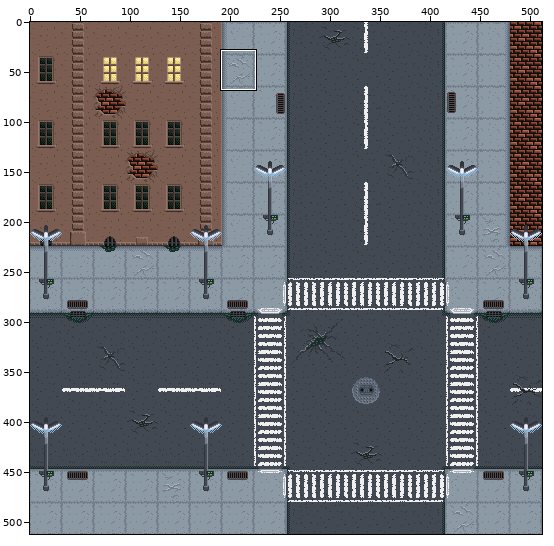
Sprite sheet, stored at image/background2.png. The picture above shows the old version from afar; the outline marks the close-up.
Close-up. Before the commit:
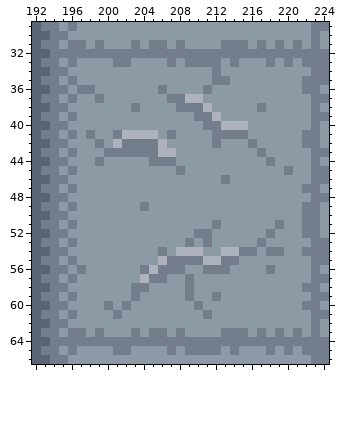
The file is 512x512 pixels. Colours within 5 levels of each other are drawn and written as one. Shown: x 192..224, y 29..66. The commit also changed other parts of the picture, which this record leaves out.
New version:
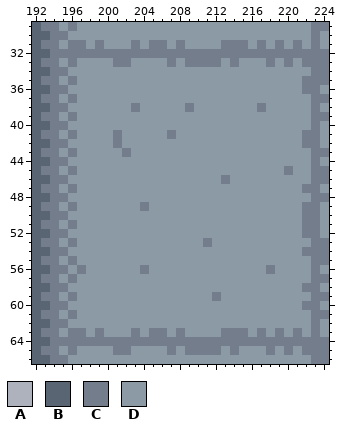
Palette (. is transparent): A #adb2bd  B #5a6573  C #737d8c  D #8c9aa5
What changed:
y 34: x 212 C -> D
y 35: x 212..213 CC -> DD
y 36: x 197..198 CC -> DD; x 206 C -> D; x 211 C -> D
y 37: x 199 C -> D; x 207..210 CCAA -> DDDD
y 38: x 208 C -> D; x 210..211 CA -> DD
y 39: x 210..212 CCA -> DDD
y 40: x 211..215 CCAAA -> DDDDD
y 41: x 198 C -> D; x 202..205 AAAA -> DDDD; x 212..215 CCCC -> DDDD
y 42: x 199 C -> D; x 201..206 ACCCCA -> CDDDDD; x 212 C -> D; x 216 C -> D
y 43: x 200..201 CC -> DD; x 203..207 CCCAA -> DDDDD; x 217 C -> D
y 44: x 199 C -> D; x 205..207 CCC -> DDD; x 218 C -> D
y 45: x 208 C -> D
y 51: x 212 C -> D; x 219 C -> D
y 52: x 210..211 CC -> DD; x 218 C -> D
y 53: x 209 C -> D; x 217 C -> D
y 54: x 206 C -> D; x 208..210 AAA -> DDD; x 213..216 AACC -> DDDD; x 218..219 CC -> DD
y 55: x 206..214 ACCCCAACC -> DDDDDDDDD
y 56: x 205..208 ACCC -> DDDD; x 211..213 CCC -> DDD
y 57: x 204..206 ACC -> DDD; x 209 C -> D
y 58: x 203..204 CC -> DD; x 209 C -> D
y 59: x 203 C -> D; x 209 C -> D
y 60: x 200 C -> D; x 202 C -> D; x 210 C -> D
y 61: x 201 C -> D; x 211 C -> D
Boxes around the changes in both close-ups, in picture pixels (x1, y1, x2, y2):
changed: (77, 67, 275, 175)
changed: (104, 220, 284, 319)
